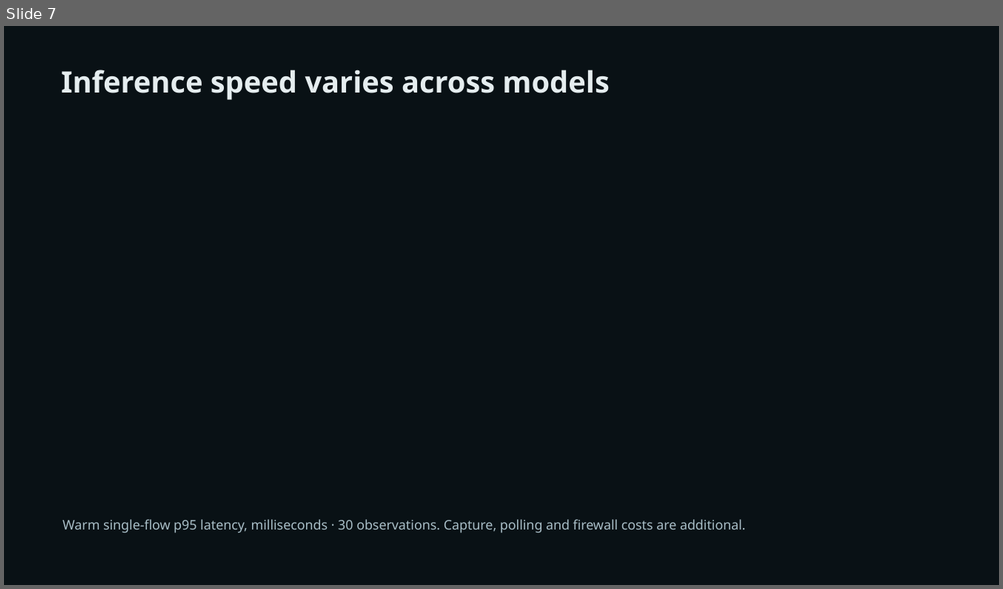
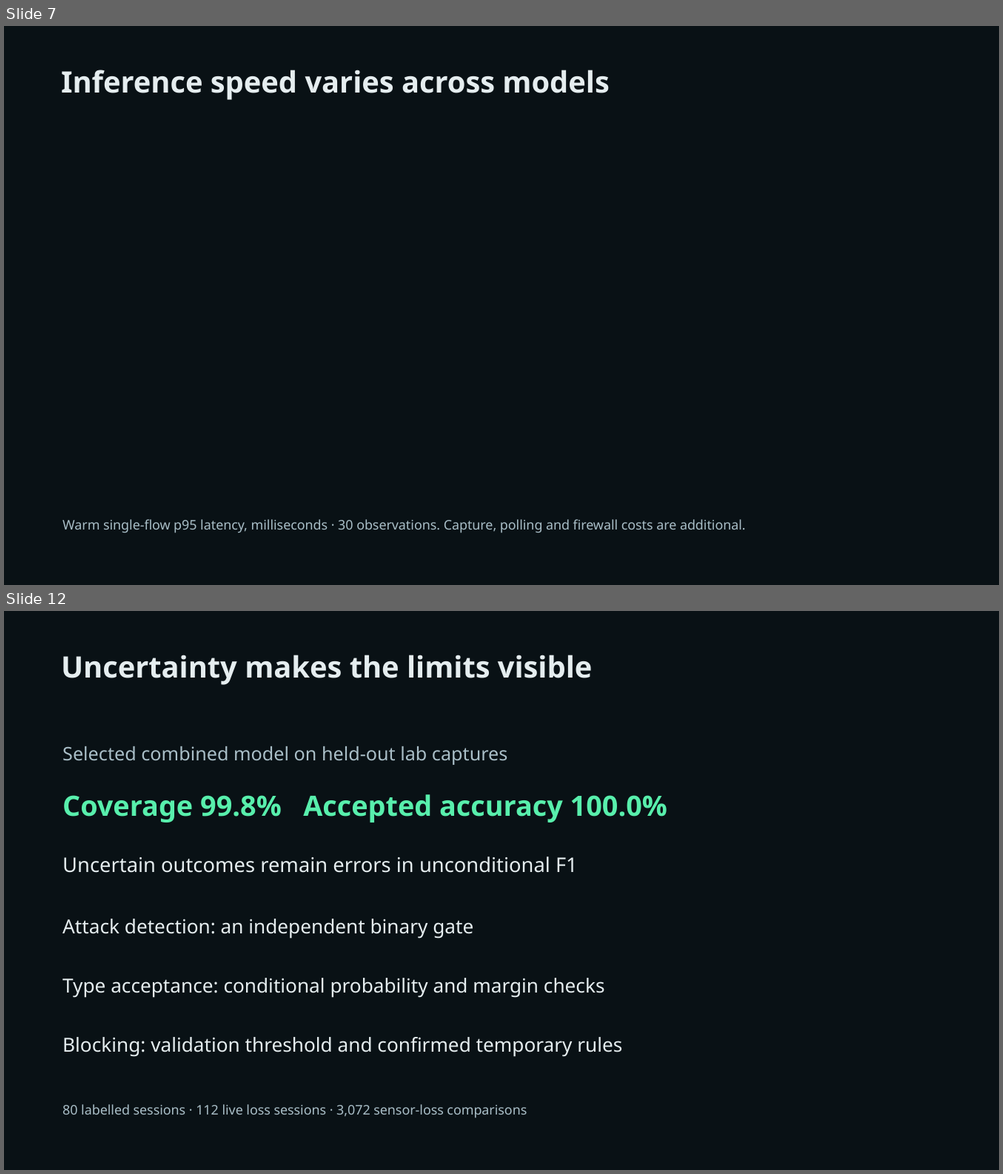
Before and after one commit to Sir-Nike/FlowLab, a slide deck: docs/FlowLab_Project_Presentation.pptx. Shown one above the other, each under a label of ours: slide 7 before the commit, slides 7 and 12 after it; the slides between them are not shown. The pictures are 1003x589 and 1003x1174 pixels, drawn with LibreOffice and Linux fonts; fonts in the diff are those of the drawing. Boxes give left, top, right and bottom in pixels: in the first picture for what was removed or moved away, otherwise in the second. Text is boxed around its words. In the diff, an @@ line names an element or a change of style, - is before the commit and + after.

```diff
--- a/docs/FlowLab_Project_Presentation.pptx
+++ b/docs/FlowLab_Project_Presentation.pptx
@@ slide 12 added at <box>4,611,999,1170</box>, background #091115 @@
@@ text added at <box>61,655,592,685</box>, 28.5 pt, text #E5EDEF, bold @@
+Uncertainty makes the limits visible
@@ text added at <box>62,746,508,765</box>, 18 pt, text #A9BEC7 @@
+Selected combined model on held-out lab captures
@@ text added at <box>62,795,667,823</box>, 27 pt, text #58EFAC, bold @@
+Coverage 99.8% Accepted accuracy 100.0%
@@ text added at <box>62,857,578,873</box>, 19.5 pt, text #E5EDEF @@
+Uncertain outcomes remain errors in unconditional F1
@@ text added at <box>62,919,473,939</box>, 18.8 pt, text #E5EDEF @@
+Attack detection: an independent binary gate
@@ text added at <box>62,978,605,998</box>, 18.8 pt, text #E5EDEF @@
+Type acceptance: conditional probability and margin checks
@@ text added at <box>62,1037,622,1057</box>, 18.8 pt, text #E5EDEF @@
+Blocking: validation threshold and confirmed temporary rules
@@ text added at <box>62,1105,526,1119</box>, 12.8 pt, text #A9BEC7 @@
+80 labelled sessions · 112 live loss sessions · 3,072 sensor-loss comparisons
```
Also in this commit, not shown: 2 slides changed, 2 other slides added, 27 other files.
